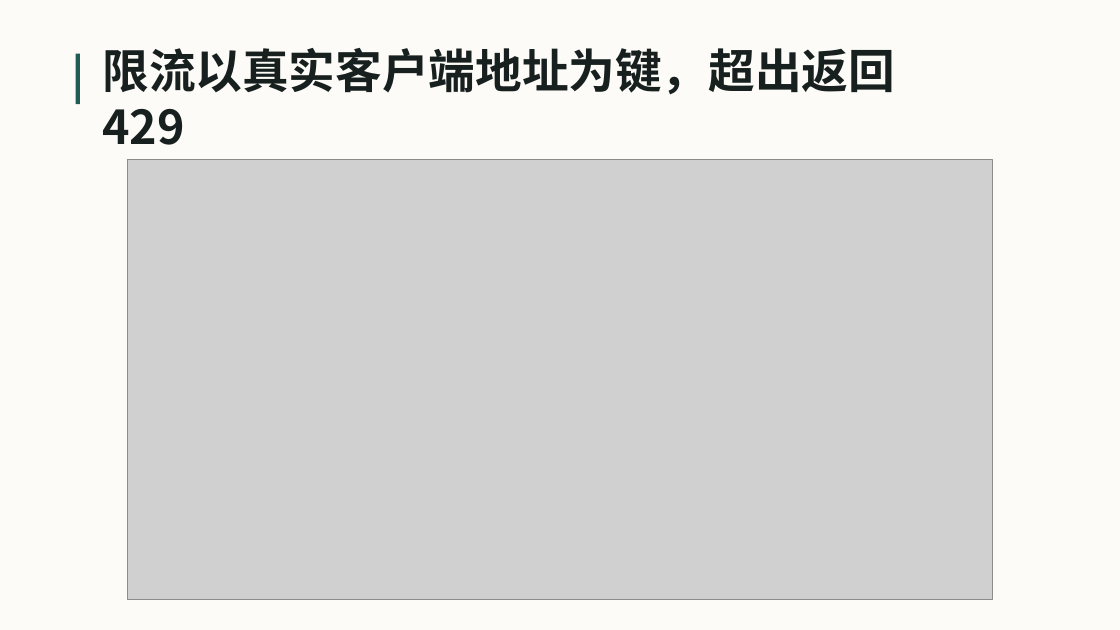
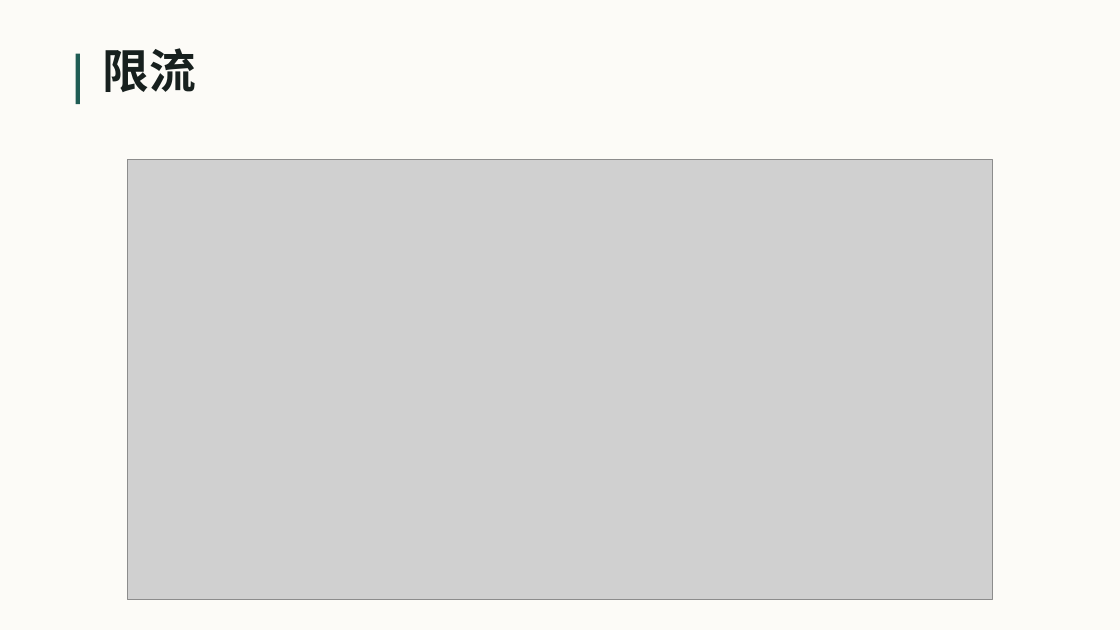
Before and after one commit to VesselPaper/symbiont, a slide deck: slide 9 of share/技术分享-应用代理与负载均衡.pptx. Drawn at 1120x630 pixels with LibreOffice and Linux fonts; fonts in the diff are those of the drawing; grey boxes stand for pictures. Boxes give left, top, right and bottom in pixels: in the first picture for what was removed or moved away, otherwise in the second. Text is boxed around its words. In the diff, an @@ line names an element or a change of style, - is before the commit and + after.

```diff
--- a/share/技术分享-应用代理与负载均衡.pptx
+++ b/share/技术分享-应用代理与负载均衡.pptx
@@ text at bbox=[102, 48, 195, 92]: text changed @@
-限流以真实客户端地址为键，超出返回 429
+限流
```
Also in this commit, not shown: 2 other slides changed, 1 other file.
